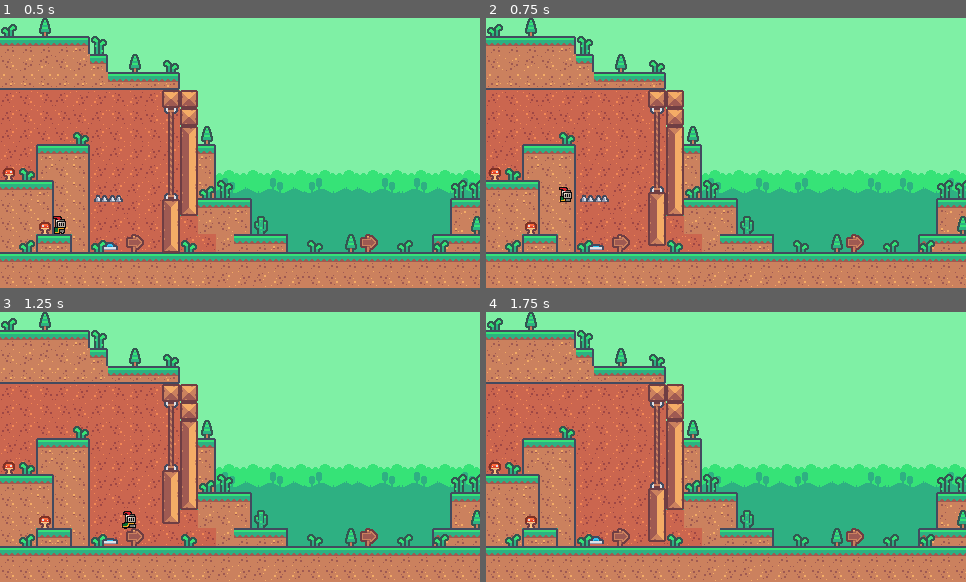
Above: before the commit, frames 1-4 (two rows, left to right).
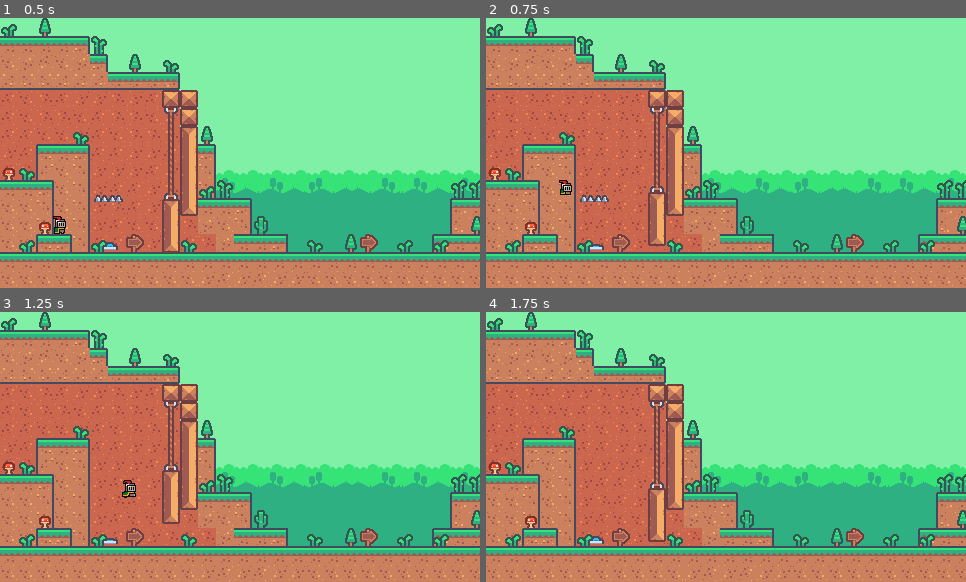
Above: after the commit, the same moments.

Repository: Flor96/demo
Game: Godot game, scene res://Mapas/Mapa 1.tscn
Same seed, same stepped clock (60 frames per second), same inputs: the game is played once before the commit and once after it. The project has no main scene, so this scene is started directly.
Inputs (mouse positions are in pixels of both pictures, inside the frame that each line leads up to):
- Up to frame 1 (0.5 s): no input
- Up to frame 2 (0.75 s): tap Enter at 0.5 s; move the mouse to (596, 244) at 0.52 s; hold Right (ui_right) from 0.53 s (still down); tap Space (jump) at 0.6 s
- Up to frame 3 (1.25 s): keep holding Right (ui_right); tap Space (jump) at 0.77, 1.07 s
- Up to frame 4 (1.75 s): keep holding Right (ui_right); move the mouse to (630, 460) at 1.27 s; tap Space (jump) at 1.35, 1.52 s

Frame 1 is identical in both runs. In frame 2, 0.2% of the frame differs, in the area x 15-18%, y 60-69%; in frame 3, 0.3%, in the area x 25-29%, y 62-81%; in frame 4, nothing differs.

Commit message:
Correcciones
* Correccion salto

Diff:
--- a/mapeado/Caballero/caballero.tscn
+++ b/mapeado/Caballero/caballero.tscn
@@ -283,7 +283,7 @@
 scale = Vector2(2, 2)
 script = ExtResource("1_1xlc8")
 move_speed = 100.0
-jump_speed = 300.0
+jump_speed = 350.0
 metadata/_edit_group_ = true
 
 [node name="AnimatedSprite2D" type="AnimatedSprite2D" parent="."]
--- a/mapeado/Mapas/Mapa 1.tscn
+++ b/mapeado/Mapas/Mapa 1.tscn
@@ -1,8 +1,8 @@
 [gd_scene load_steps=12 format=4 uid="uid://dwm6wv7pk404k"]
 
-[ext_resource type="TileSet" uid="uid://cttwh8h4pog1x" path="res://kenny.tres" id="2_2w5wn"]
-[ext_resource type="Texture2D" uid="uid://dpph750i752hb" path="res://tilemap-backgrounds_packed.png" id="3_0tugg"]
-[ext_resource type="Texture2D" uid="uid://dpuhitpdishtc" path="res://tilemap-backgrounds.png" id="4_pjsv6"]
+[ext_resource type="TileSet" uid="uid://cttwh8h4pog1x" path="res://Recursos/Tiles/Terreno/kenny.tres" id="2_2w5wn"]
+[ext_resource type="Texture2D" uid="uid://dpph750i752hb" path="res://Recursos/Tiles/Terreno/tilemap-backgrounds_packed.png" id="3_0tugg"]
+[ext_resource type="Texture2D" uid="uid://dpuhitpdishtc" path="res://Recursos/Tiles/Terreno/tilemap-backgrounds.png" id="4_pjsv6"]
 [ext_resource type="PackedScene" uid="uid://dbe45sdewv0nw" path="res://boton.tscn" id="5_sk38c"]
 [ext_resource type="PackedScene" uid="uid://cge7iopl00spg" path="res://Caballero/caballero.tscn" id="6_07npc"]
 [ext_resource type="PackedScene" uid="uid://bc6ef1vknj25o" path="res://puerta.tscn" id="6_tle0d"]
@@ -146,6 +146,7 @@
 
 [node name="Caballero" parent="." instance=ExtResource("6_07npc")]
 position = Vector2(60, 186)
+jump_speed = 350.0
 
 [node name="Pinchos" parent="." instance=ExtResource("7_owjuq")]
 position = Vector2(90, 154)
--- a/mapeado/pinchos/pinchos.tscn
+++ b/mapeado/pinchos/pinchos.tscn
@@ -1,7 +1,7 @@
 [gd_scene load_steps=5 format=3 uid="uid://mc2bypg2bp51"]
 
 [ext_resource type="Script" path="res://pinchos/pinchos.gd" id="1_ak8xm"]
-[ext_resource type="TileSet" uid="uid://cttwh8h4pog1x" path="res://kenny.tres" id="2_bol5o"]
+[ext_resource type="TileSet" uid="uid://cttwh8h4pog1x" path="res://Recursos/Tiles/Terreno/kenny.tres" id="2_bol5o"]
 
 [sub_resource type="RectangleShape2D" id="RectangleShape2D_k53pq"]
 size = Vector2(8.5, 3)
